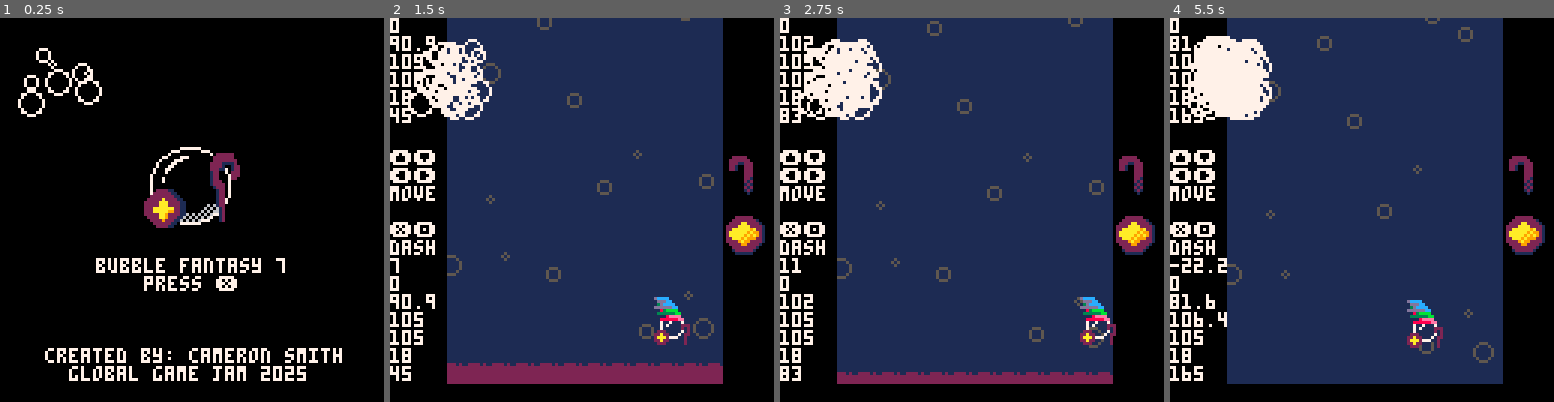
Above: before the commit, frames 1-4 (left to right).
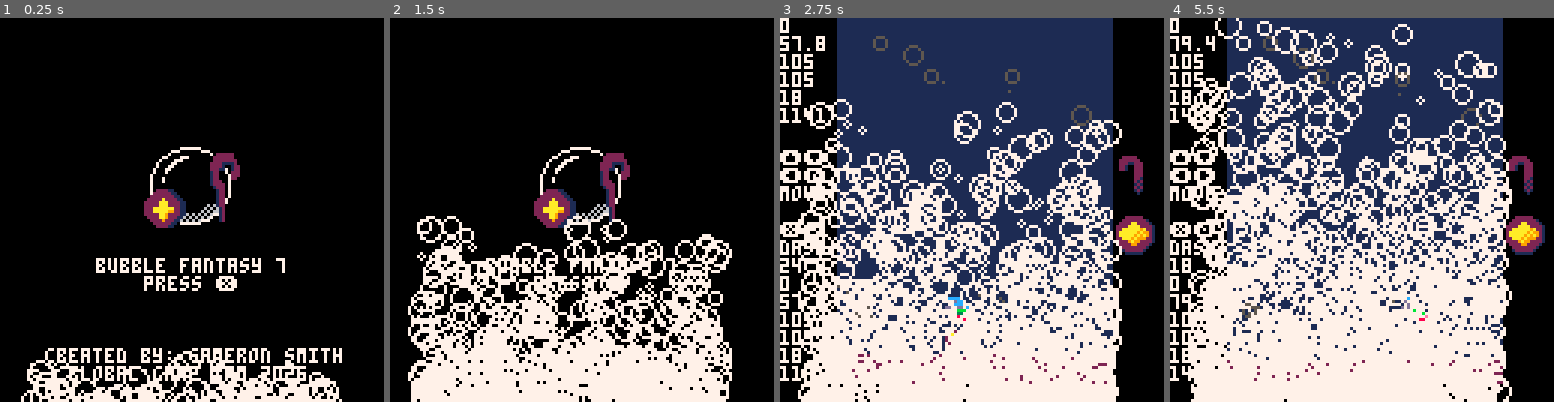
Above: after the commit, the same moments.

Repository: dumbanode/Bubble-Fantasy-7
Game: PICO-8 cartridge ggj2025.p8
Same seed, same stepped clock (60 frames per second), same inputs: the game is played once before the commit and once after it.
Inputs:
- Up to frame 1 (0.25 s): no input
- Up to frame 2 (1.5 s): tap X (X key) at 0.33, 1.07 s; tap O (Z key) at 0.7 s
- Up to frame 3 (2.75 s): hold Right 1.6-2.1 s; tap O (Z key) at 1.7, 2.1, 2.5 s; tap X (X key) at 1.85 s; hold Up 2.15-2.42 s; hold Right from 2.47 s (still down)
- Up to frame 4 (5.5 s): tap O (Z key) every 0.4 s from 2.9 to 5.3 s; tap X (X key) at 2.97, 4.08, 5.2 s; release Right at 3.03 s; hold Left 3.08-3.58 s; hold Down 3.63-3.97 s; hold Right 4.02-4.68 s; hold Up 4.73-5.03 s; hold Left from 5.08 s (still down)

The runs differ from the first frame. In frame 1, 4.6% of the frame differs, in the area x 4-90%, y 7-100%; in frame 2, 79%, in the area x 0-98%, y 0-100%; in frame 3, 41%; in frame 4, 49%.

Commit message:
Made bubble wall

Diff:
--- a/ggj2025.p8
+++ b/ggj2025.p8
@@ -925,7 +925,7 @@
 		cls()
 		print(
 			"bubble fantasy 7",
-			32,80
+			32,80,7
 		)
 		print("    press ❎")
 
@@ -1181,8 +1181,8 @@
 		y=0
 	},
 	dim={
-		w=20,
-		h=20
+		w=100,
+		h=100
 	},
 	active=false,
 	parts={},
@@ -1190,17 +1190,30 @@
 
 	part_config={
 		clr=7,
-		life={100,400},
+		life={10,30},
 		r={1,4}
 	},
 
 	update=function(self)
+		-- spawn particles
 		if self.active then
-			self:spawn_particles()
-		end
-
+			for i=1,500 do
+				self:spawn_particles()
+			end
+		end
+
+		-- update each particle
+		to_remove={}
 		for part in all(self.parts) do
 			part:update()
+			if part:check_remove() then
+				add(to_remove, part)
+			end
+		end
+
+		-- remove particles
+		for part in all(to_remove) do
+			del(self.parts, part)
 		end
 	end,
 
@@ -1243,7 +1256,7 @@
 					dim={
 						r=r_to_use
 					},
-					speed=rnd(1),
+					speed=rnd(5),
 					curr_life=0,
 					lifetime=life_to_use,
 					clr=self.part_config.clr
@@ -1264,9 +1277,41 @@
 	clr=1,
 
 	update=function(self)
-		--self.pos.y-=
-		--	self.speed
+		-- update current life
 		self.curr_life+=1
+
+		-- move up
+		self.pos.y-=
+			self.speed
+
+		-- check if should remove
+		result=self:check_remove()
+		if result then
+
+		end
+	end,
+
+	max_bound=138,
+	min_bound=-10,
+	check_remove=function(self)
+		-- check y pos
+		if self.pos.y>self.max_bound
+			or self.pos.y<self.min_bound do
+			return true
+
+		-- check x pos
+		elseif self.pos.x>self.max_bound
+			or self.pos.x<self.min_bound do
+			return true
+
+
+		-- check lifetime
+		elseif self.curr_life>self.lifetime do
+			return true
+		end
+
+		-- shouldnt remove
+		return false
 	end,
 
 	draw=function(self)
@@ -1282,7 +1327,7 @@
 test_emit=part_emit:new({
 	pos={
 		x=10,
-		y=10
+		y=128
 	},
 	active=true
 })
